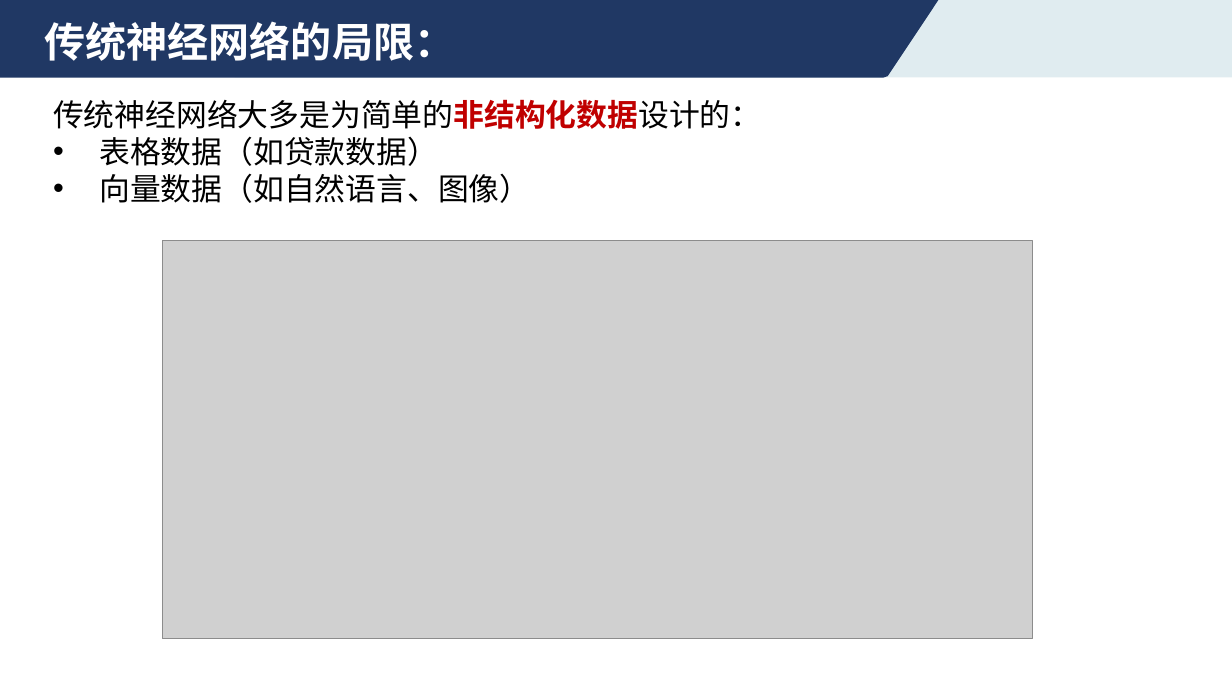
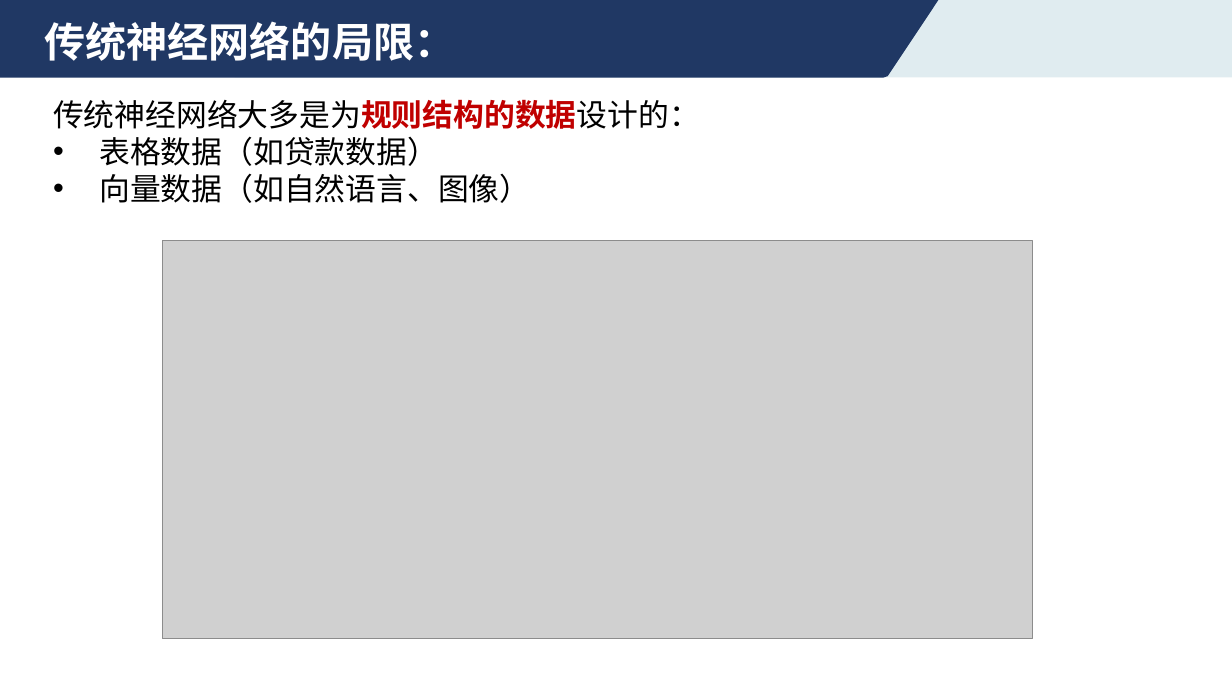
Before and after one commit to ustc-aicourse/ustc-aicourse.github.io, a slide deck: slide 9 of course-materials/theory/2026-09-28/4.1 图学习基础.pptx. Drawn at 1232x693 pixels with LibreOffice and Linux fonts; fonts in the diff are those of the drawing; grey boxes stand for pictures. Boxes give left, top, right and bottom in pixels: in the first picture for what was removed or moved away, otherwise in the second. Text is boxed around its words. In the diff, an @@ line names an element or a change of style, - is before the commit and + after.

```diff
--- a/course-materials/theory/2026-09-28/4.1 图学习基础.pptx
+++ b/course-materials/theory/2026-09-28/4.1 图学习基础.pptx
@@ text at (53,99,700,129): text changed @@
-传统神经网络大多是为简单的非结构化数据设计的：
+传统神经网络大多是为规则结构的数据设计的：
```
Also in this commit, not shown: 1 other slide changed, 6 other files.
